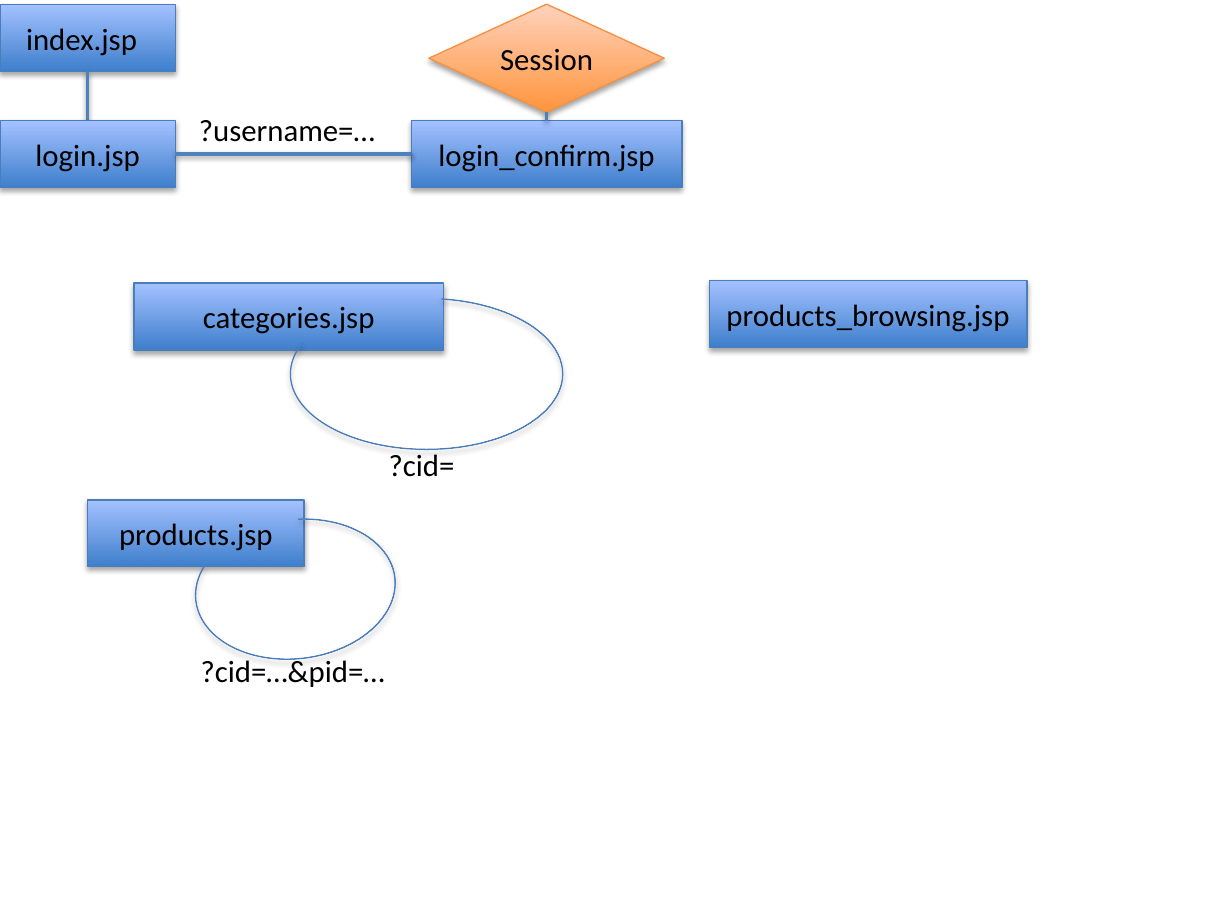
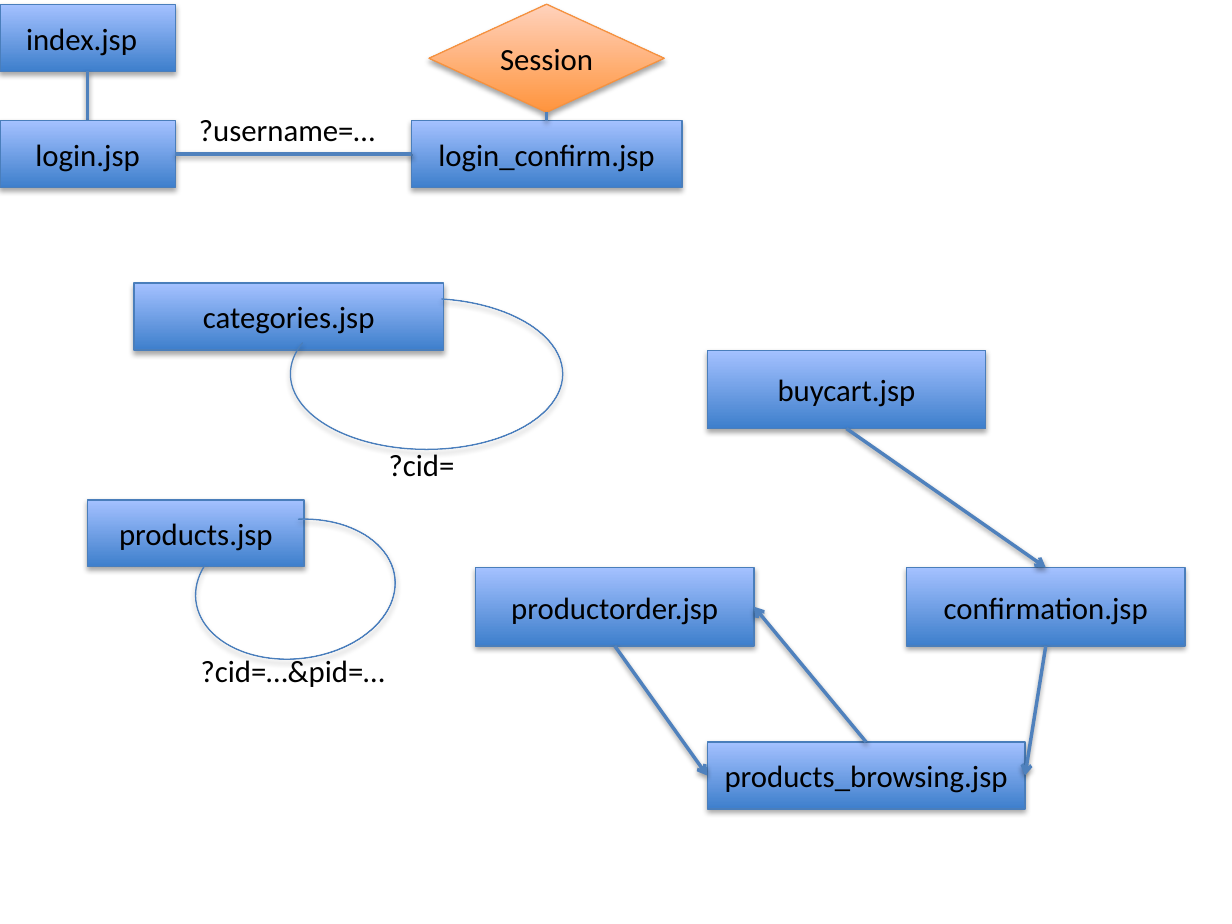
Before and after one commit to hawaiianchimp/CSE135-Project, a slide deck: slide 1 of cse135wirediagram.pptx. Drawn at 1232x924 pixels with LibreOffice and Linux fonts; fonts in the diff are those of the drawing. Boxes give left, top, right and bottom in pixels: in the first picture for what was removed or moved away, otherwise in the second. Text is boxed around its words. In the diff, an @@ line names an element or a change of style, - is before the commit and + after.

```diff
--- a/cse135wirediagram.pptx
+++ b/cse135wirediagram.pptx
@@ rectangle added at box(707, 350, 986, 429), fill gradient #3F80CE to #A4C4FF, outline #4B7EBC 0.75 pt, 18 pt, text #000000 @@
+buycart.jsp
@@ arrow added from (846, 429) to (1046, 568), #4F81BD 2 pt @@
@@ rectangle added at box(476, 568, 754, 647), fill gradient #3F80CE to #A4C4FF, outline #4B7EBC 0.75 pt, 18 pt, text #000000 @@
+productorder.jsp
@@ rectangle added at box(907, 568, 1185, 647), fill gradient #3F80CE to #A4C4FF, outline #4B7EBC 0.75 pt, 18 pt, text #000000 @@
+confirmation.jsp
@@ arrow added from (866, 742) to (754, 607), #4F81BD 2 pt @@
@@ arrow added from (615, 646) to (707, 775), #4F81BD 2 pt @@
@@ arrow added from (1046, 646) to (1025, 775), #4F81BD 2 pt @@
@@ rectangle "products_browsing.jsp": place and size @@
-rectangle "products_browsing.jsp" at box(710, 281, 1027, 347)
+rectangle "products_browsing.jsp" at box(707, 742, 1025, 808)
```
Also in this commit, not shown: 3 other files.
